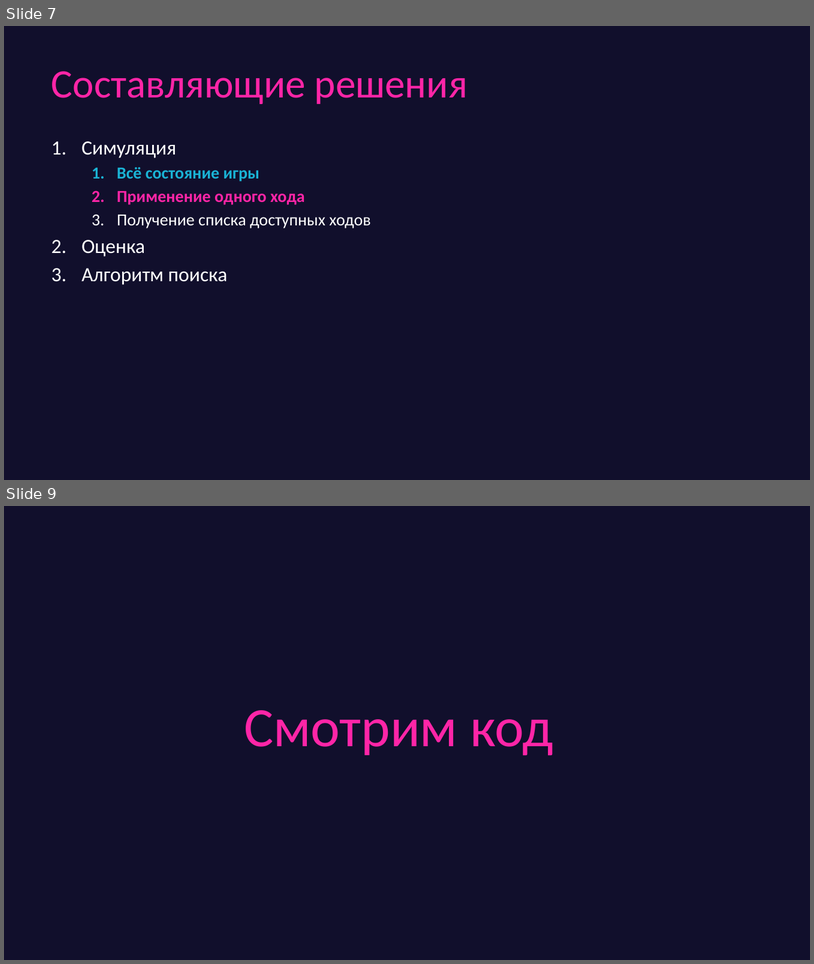
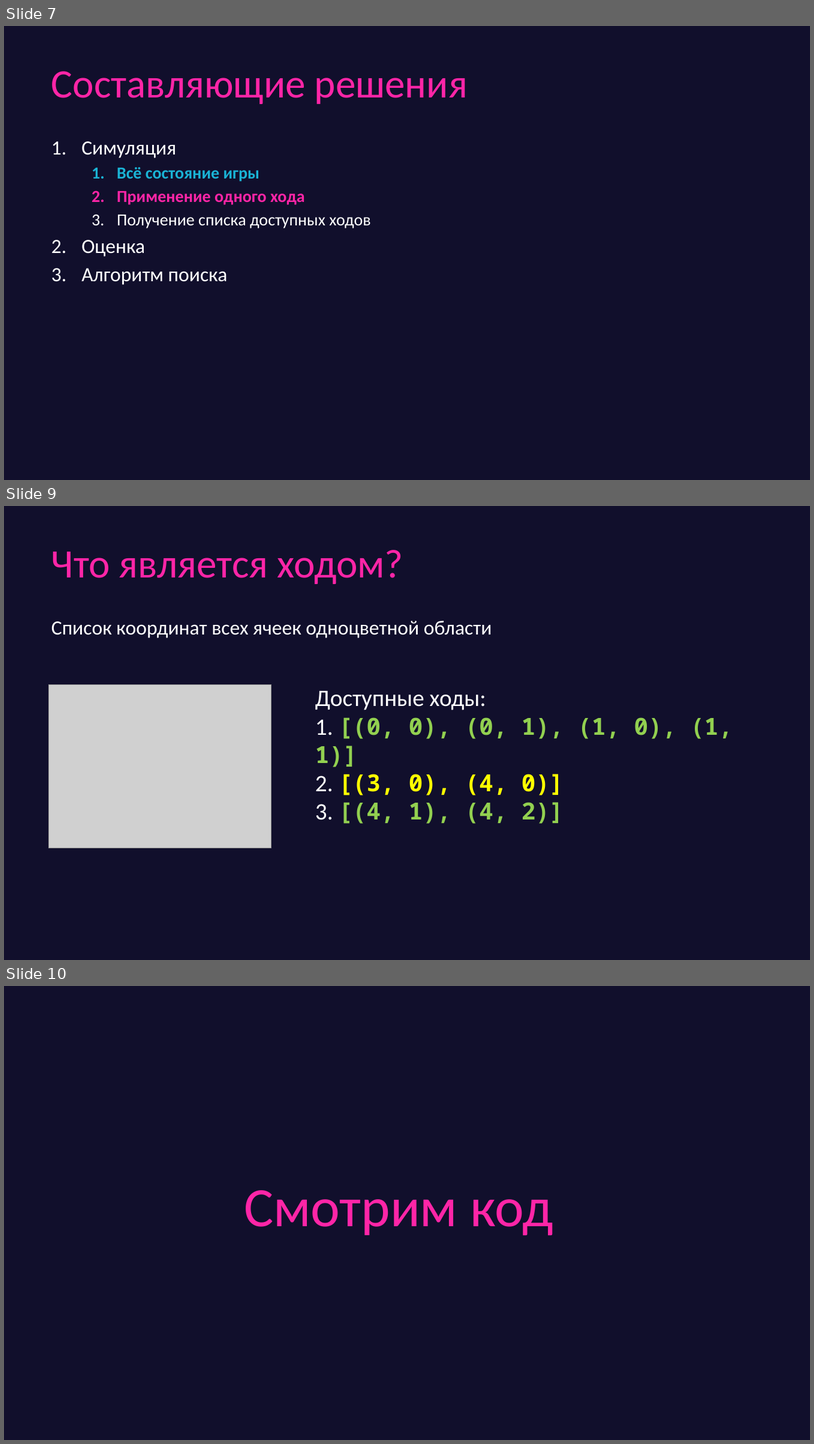
Before and after one commit to game-ai-course/game-ai-school, a slide deck: slides/online_4dx1.5h/day2-greedy.pptx. Shown one above the other, each under a label of ours: slides 7 and 9 before the commit, slides 7, 9 and 10 after it; the slides between them are not shown. The pictures are 814x964 and 814x1444 pixels, drawn with LibreOffice and Linux fonts; fonts in the diff are those of the drawing; grey boxes stand for pictures. Boxes give left, top, right and bottom in pixels: in the first picture for what was removed or moved away, otherwise in the second. Text is boxed around its words. In the diff, an @@ line names an element or a change of style, - is before the commit and + after.

```diff
--- a/slides/online_4dx1.5h/day2-greedy.pptx
+++ b/slides/online_4dx1.5h/day2-greedy.pptx
@@ slide 9 added at [4,506,810,960], background #110F2C @@
@@ title added at [51,550,404,584], 48 pt, text #FE25A7 @@
+Что является ходом?
@@ text added at [51,621,492,638], 24 pt, text #FFFFFF @@
+Список координат всех ячеек одноцветной области
@@ picture added at [48,684,272,848] @@
@@ text added at [315,691,733,823], 28 pt, text #92D050, bold @@
+Доступные ходы:
+1. [(0, 0), (0, 1), (1, 0), (1, 1)]
+2. [(3, 0), (4, 0)]
+3. [(4, 1), (4, 2)]
@@ what was slide 9 is now slide 10 @@
```
Also in this commit, not shown: 9 slides changed, 4 other slides added, 1 slide removed, 1 other file.
